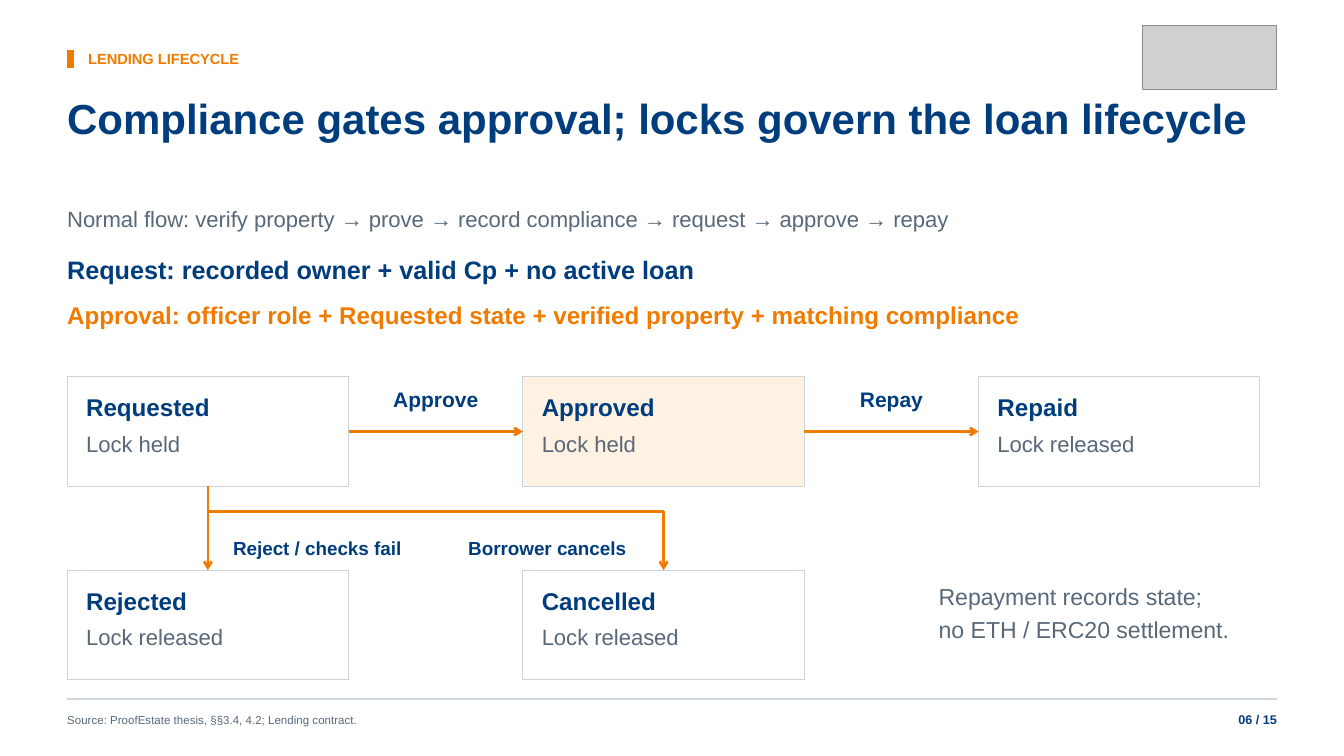
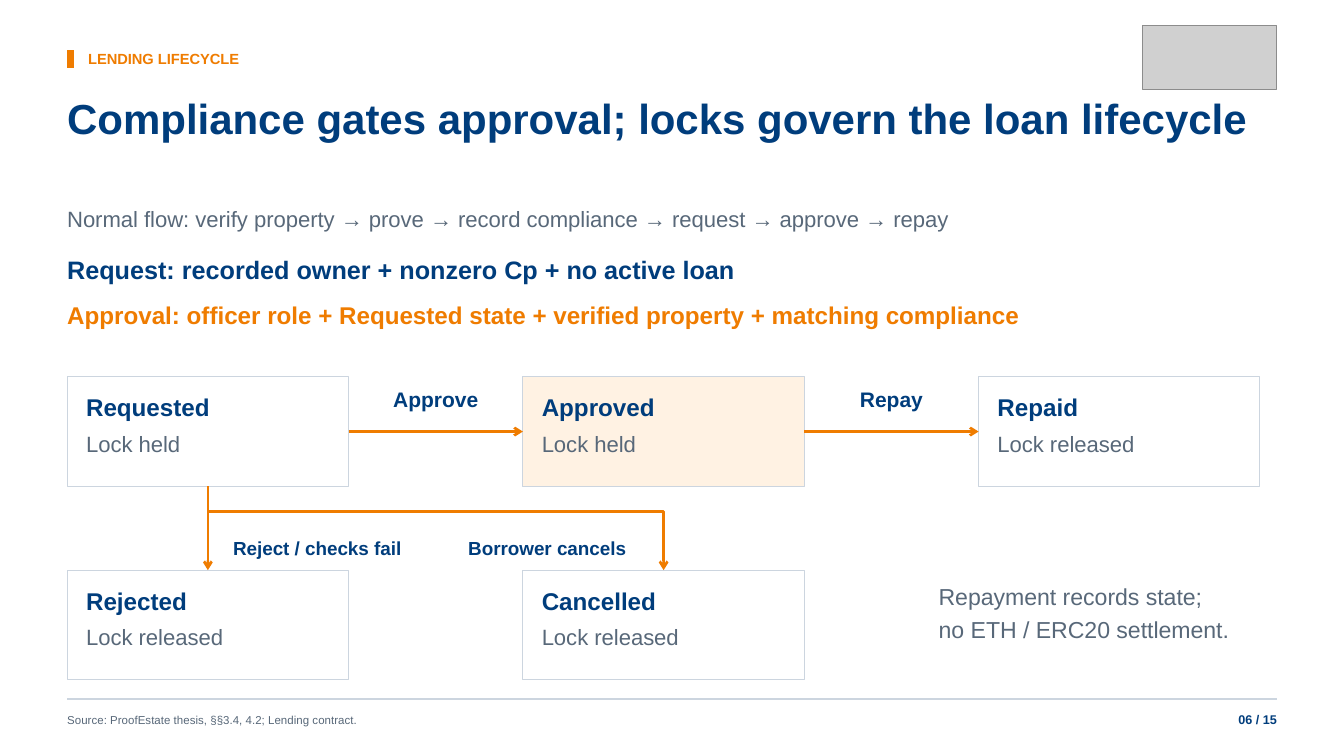
Before and after one commit to Alan42x/proofestate, a slide deck: slide 6 of slides/proofestate-nus-defense-presentation.pptx. Drawn at 1344x756 pixels with LibreOffice and Linux fonts; fonts in the diff are those of the drawing; grey boxes stand for pictures. Boxes give left, top, right and bottom in pixels: in the first picture for what was removed or moved away, otherwise in the second. Text is boxed around its words. In the diff, an @@ line names an element or a change of style, - is before the commit and + after.

```diff
--- a/slides/proofestate-nus-defense-presentation.pptx
+++ b/slides/proofestate-nus-defense-presentation.pptx
@@ text at bbox=[67, 260, 735, 284]: text changed @@
-Request: recorded owner + valid Cp + no active loan
+Request: recorded owner + nonzero Cp + no active loan
```
Also in this commit, not shown: 10 other slides changed, 7 other files.
